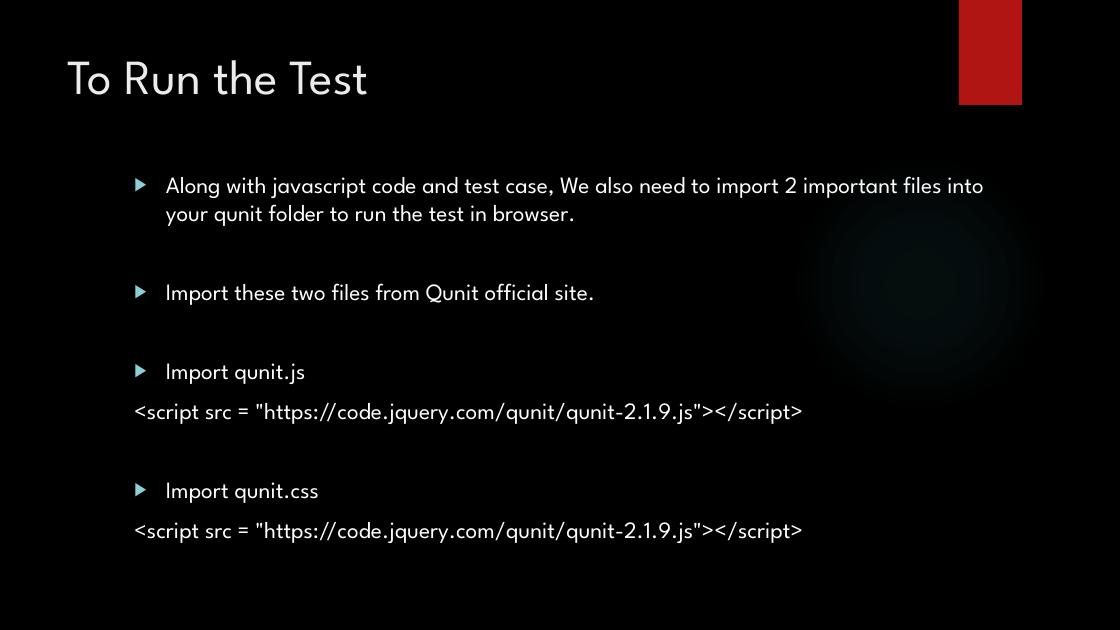
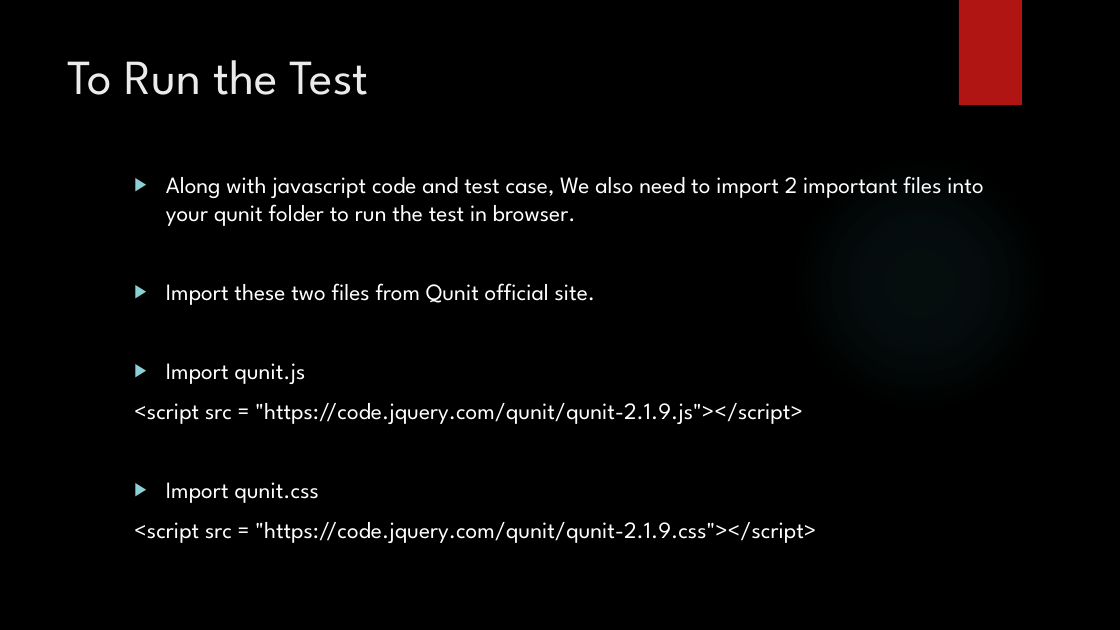
Before and after one commit to prashanthr036/qUnit-WS, a slide deck: slide 17 of docs/TestingQunit.pptx. Drawn at 1120x630 pixels with LibreOffice and Linux fonts; fonts in the diff are those of the drawing; background and template pictures are left out. Boxes give left, top, right and bottom in pixels: in the first picture for what was removed or moved away, otherwise in the second. Text is boxed around its words. In the diff, an @@ line names an element or a change of style, - is before the commit and + after.

Commit message:
update

```diff
--- a/docs/TestingQunit.pptx
+++ b/docs/TestingQunit.pptx
@@ text at (134,522,816,543): text changed @@
-<script src = "https://code.jquery.com/qunit/qunit-2.1.9.js"></script>
+<script src = "https://code.jquery.com/qunit/qunit-2.1.9.css"></script>
```
Also in this commit, not shown: 2 other slides changed.
